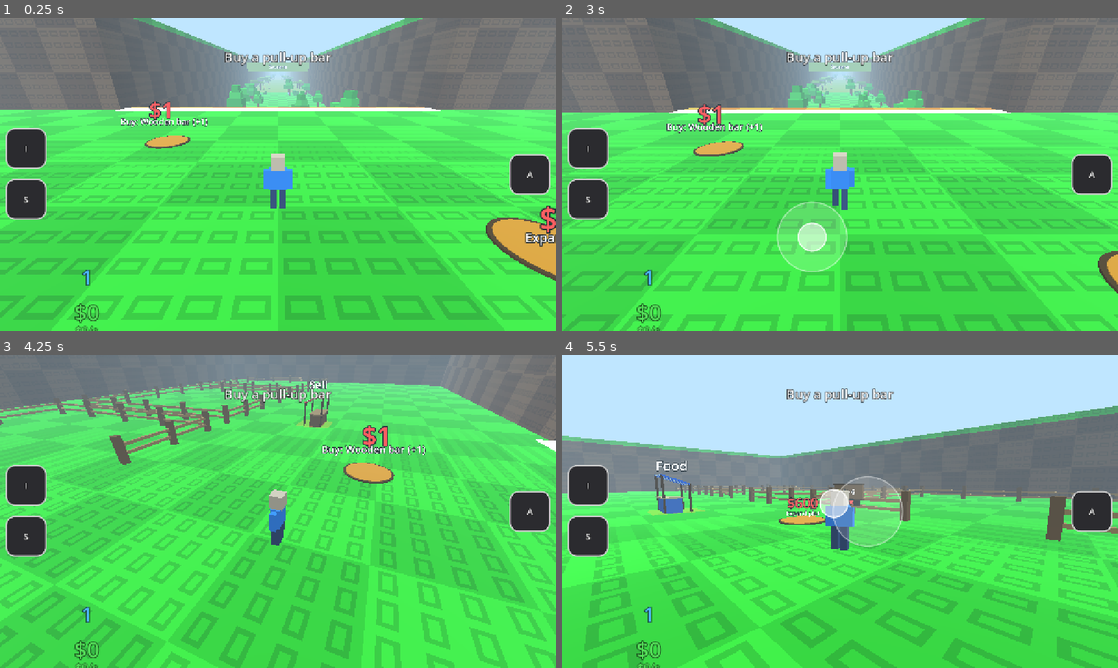
Above: before the commit, frames 1-4 (two rows, left to right).
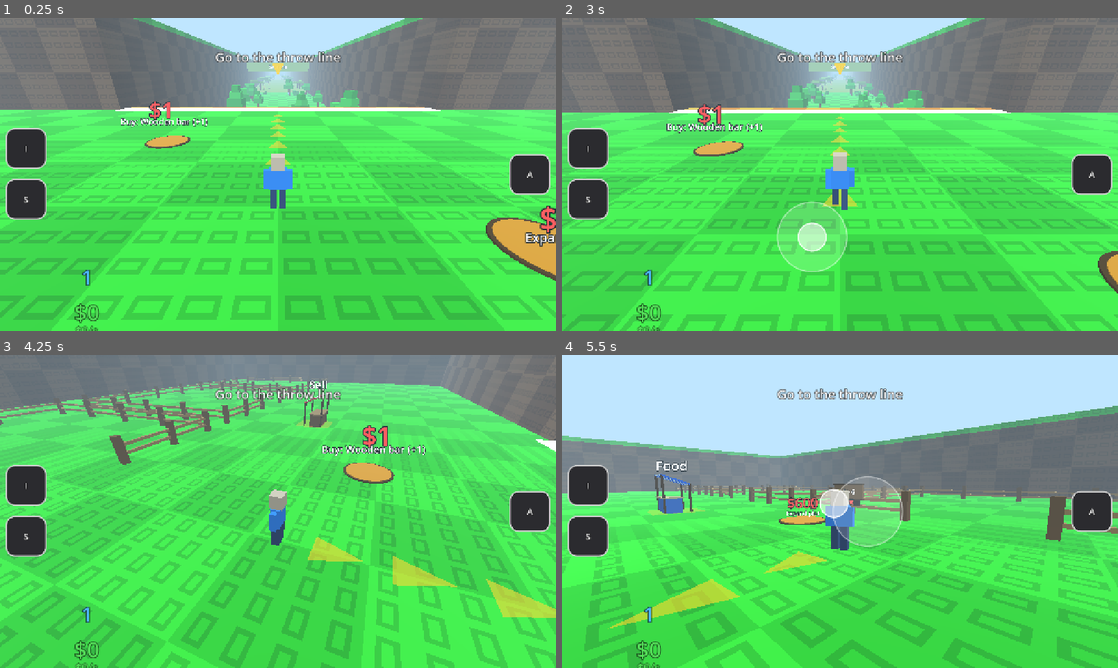
Above: after the commit, the same moments.

Repository: morrowelias9-create/feed-the-animals
Game: Godot game, scene res://scenes/main.tscn
Two runs of this game, one before a commit and one after it. Both use one fixed random seed, a clock stepped at 60 frames per second and the inputs below.
Inputs (mouse positions are in pixels of both pictures, inside the frame that each line leads up to):
- Up to frame 1 (0.25 s): no input
- Up to frame 2 (3 s): click "I" at 0.5 s; click "S" at 1.25 s; click "A" at 2 s; tap Enter at 2.75 s; move the mouse to (812, 237) at 2.77 s; hold W (move_forward) from 2.78 s (still down); tap Space (action_main) at 2.85 s; click (812, 237) at 2.92 s
- Up to frame 3 (4.25 s): release W (move_forward) at 3.5 s; drag from (444, 558) to (250, 574) at 3.52 s
- Up to frame 4 (5.5 s): move the mouse to (673, 464) at 4.27 s; hold A (move_left) 4.28-5 s; tap Space (action_main) at 4.35 s; drag from (867, 511) to (673, 464) at 5.02 s

The runs differ from the first frame. In frame 1, 0.7% of the frame differs, in the area x 38-62%, y 10-55%; in frame 2, 0.8%; in frame 3, 2.2%, in the area x 38-100%, y 10-84%; in frame 4, 1.8%.

Commit message:
T19: обучение
- GuideArrows: пул из 7 жёлтых полупрозрачных треугольников на полу, пересчёт раз в 0.2 с, маркер вершиной вниз над целью (billboard)
- TutorialController: шаги 0-5 по R6, Save.data['tutorial_step'], цель через Hud.set_goal, после шага 4 подсказки удаляются
- Hud: добавлены set_hint_pulse (шаг 1) и set_shop_pulse (шаг 2)
- Loc.T: ключи tut_goal_0..4 (ru/en)
- main.gd: подключение TutorialController

Проверено: check.py 0 ошибок, check_loc.py 0 ошибок, разбор gdtoolkit.
Не проверено в Godot: запуск игры, прохождение шагами, телефон, веб.

Diff:
--- a/autoload/loc.gd
+++ b/autoload/loc.gd
@@ -18,6 +18,11 @@
 	"animals": {"ru": "Животные", "en": "Animals"},
 	"hint_throw": {"ru": "Нажмите, чтобы бросить!", "en": "Press to throw!"},
 	"goal_buy_bar": {"ru": "Купить турник для подтягиваний", "en": "Buy a pull-up bar"},
+	"tut_goal_0": {"ru": "Иди к линии броска", "en": "Go to the throw line"},
+	"tut_goal_1": {"ru": "Нажми, чтобы бросить", "en": "Tap to throw"},
+	"tut_goal_2": {"ru": "Накопи на яблоко", "en": "Save up for an apple"},
+	"tut_goal_3": {"ru": "Подтянись на турнике", "en": "Do pull-ups on the bar"},
+	"tut_goal_4": {"ru": "Брось дальше", "en": "Throw farther"},
 	"land_toast": {"ru": "Зона, %d м", "en": "Zone, %d m", "tr": "Bölge, %d m"},
 	"arrive_popup": {"ru": "%s (%s)", "en": "%s (%s)", "tr": "%s (%s)"},
 	"coins": {"ru": "Монеты", "en": "Coins", "tr": "Altın"},
--- a/scenes/main.gd
+++ b/scenes/main.gd
@@ -23,6 +23,7 @@
 var _buy_pad: BuyPad
 var _expand_sign: ExpandSign
 var _index_window: IndexWindow
+var _tutorial: TutorialController
 
 
 func _ready() -> void:
@@ -211,6 +212,13 @@
 	_buy_pad.throw_controller = _throw_controller
 	_world.add_child(_buy_pad)
 
+	# Обучение (T19): цель в HUD, стрелки на полу и пульс кнопок по шагам из R6.
+	_tutorial = TutorialController.new()
+	_tutorial.name = "TutorialController"
+	_tutorial.player = _player
+	_tutorial.hud = _hud
+	_world.add_child(_tutorial)
+
 
 # Сначала проверяем действие у таблички; иначе передаём его обычному броску.
 func _on_action_pressed() -> void:
--- a/scripts/ui/hud.gd
+++ b/scripts/ui/hud.gd
@@ -26,6 +26,8 @@
 var _bonus_shown: bool = false
 var _index_pulse_tween: Tween
 var _index_has_reward: bool = false
+var _hint_pulse_tween: Tween            # T19: пульс подсказки внизу (шаг обучения 1)
+var _shop_pulse_tween: Tween            # T19: пульс кнопки «Магазин» (шаг обучения 2)
 
 
 func _ready() -> void:
@@ -48,6 +50,34 @@
 
 func set_hint(text: String) -> void:
 	_hint.text = text
+
+
+## Пульсация подсказки внизу «Нажмите, чтобы бросить!» (обучение, шаг 1).
+func set_hint_pulse(active: bool) -> void:
+	_hint_pulse_tween = _set_pulse(_hint, _hint_pulse_tween, active)
+
+
+## Пульсация кнопки «Магазин» (обучение, шаг 2: хватает денег на яблоко).
+func set_shop_pulse(active: bool) -> void:
+	var shop_button: Button = _buttons["shop"]
+	_shop_pulse_tween = _set_pulse(shop_button, _shop_pulse_tween, active)
+
+
+# Включает или выключает бесконечную пульсацию масштаба узла; возвращает новый Tween (или null).
+func _set_pulse(node: Control, old_tween: Tween, active: bool) -> Tween:
+	if old_tween != null and old_tween.is_valid():
+		old_tween.kill()
+	node.scale = Vector2.ONE
+	if not active:
+		return null
+	node.pivot_offset = node.size / 2.0
+	var tween: Tween = node.create_tween()
+	tween.set_loops()
+	var grow: PropertyTweener = tween.tween_property(node, "scale", Vector2(1.15, 1.15), 0.5)
+	grow.set_trans(Tween.TRANS_SINE).set_ease(Tween.EASE_IN_OUT)
+	var shrink: PropertyTweener = tween.tween_property(node, "scale", Vector2.ONE, 0.5)
+	shrink.set_trans(Tween.TRANS_SINE).set_ease(Tween.EASE_IN_OUT)
+	return tween
 
 
 func set_mode(full: bool) -> void:
--- /dev/null
+++ b/scripts/world/guide_arrows.gd
@@ -0,0 +1,135 @@
+class_name GuideArrows
+extends Node3D
+## Подсказки обучения в мире (T19, справочник R6 «Обучение»): жёлтые полупрозрачные треугольники
+## на полу от игрока к цели и жёлтый треугольник-маркер вершиной вниз над целью.
+## Стрелки лежат в пуле (создаются один раз), позиции обновляются раз в UPDATE_S секунд.
+## Пока подсказка выключена, обработка узла отключена.
+
+const ARROW_COUNT: int = 7                    # 6-8 стрелок по задаче
+const UPDATE_S: float = 0.2                   # как часто пересчитываем позиции
+const ARROW_LEN: float = 1.6                  # длина стрелки вдоль пути, м
+const ARROW_WIDTH: float = 1.2                # ширина основания, м
+const STEP_M: float = 2.4                     # расстояние между стрелками вдоль пути
+const START_M: float = 2.0                    # первая стрелка не ближе этого к игроку
+const END_GAP_M: float = 2.2                  # последняя стрелка не ближе этого к цели
+const FLOOR_LIFT: float = 0.08                # над полом, чтобы не мерцало
+const MARKER_H: float = 4.2                   # высота центра маркера над землёй цели
+const MARKER_SIZE: float = 1.3                # ширина маркера, м
+const COLOR_ARROW: Color = Color(1.0, 0.85, 0.1, 0.6)
+const COLOR_MARKER: Color = Color(1.0, 0.85, 0.1, 0.9)
+
+var player: Player
+
+var _pool: Array[MeshInstance3D] = []
+var _marker: MeshInstance3D
+var _target: Vector3 = Vector3.ZERO
+var _active: bool = false
+var _t: float = 0.0
+
+
+func _ready() -> void:
+	var arrow_mesh: ArrayMesh = _triangle_mesh(
+		Vector3(0.0, 0.0, -ARROW_LEN / 2.0),
+		Vector3(-ARROW_WIDTH / 2.0, 0.0, ARROW_LEN / 2.0),
+		Vector3(ARROW_WIDTH / 2.0, 0.0, ARROW_LEN / 2.0)
+	)
+	var arrow_mat: StandardMaterial3D = _make_material(COLOR_ARROW, false)
+	for i in ARROW_COUNT:
+		var arrow: MeshInstance3D = MeshInstance3D.new()
+		arrow.name = "Arrow%d" % i
+		arrow.mesh = arrow_mesh
+		arrow.material_override = arrow_mat
+		arrow.cast_shadow = GeometryInstance3D.SHADOW_CASTING_SETTING_OFF
+		arrow.visible = false
+		add_child(arrow)
+		_pool.append(arrow)
+
+	# Маркер: треугольник в вертикальной плоскости, вершиной вниз, всегда лицом к камере.
+	_marker = MeshInstance3D.new()
+	_marker.name = "Marker"
+	_marker.mesh = _triangle_mesh(
+		Vector3(0.0, -MARKER_SIZE / 2.0, 0.0),
+		Vector3(-MARKER_SIZE / 2.0, MARKER_SIZE / 2.0, 0.0),
+		Vector3(MARKER_SIZE / 2.0, MARKER_SIZE / 2.0, 0.0)
+	)
+	_marker.material_override = _make_material(COLOR_MARKER, true)
+	_marker.cast_shadow = GeometryInstance3D.SHADOW_CASTING_SETTING_OFF
+	_marker.visible = false
+	add_child(_marker)
+	set_process(false)
+
+
+## Включает подсказку: стрелки от игрока к точке target и маркер над ней.
+func show_to(target: Vector3) -> void:
+	_target = target
+	_active = true
+	set_process(true)
+	_refresh()
+
+
+## Выключает подсказку (стрелки и маркер скрыты, обработка остановлена).
+func hide_guide() -> void:
+	_active = false
+	set_process(false)
+	for arrow in _pool:
+		arrow.visible = false
+	if _marker != null:
+		_marker.visible = false
+
+
+func is_active() -> bool:
+	return _active
+
+
+func _process(delta: float) -> void:
+	_t += delta
+	if _t >= UPDATE_S:
+		_t = 0.0
+		_refresh()
+
+
+# Стрелки стоят на прямой от игрока к цели с шагом STEP_M и пропадают по мере приближения.
+func _refresh() -> void:
+	if player == null or not _active:
+		return
+	var from: Vector2 = Vector2(player.position.x, player.position.z)
+	var to: Vector2 = Vector2(_target.x, _target.z)
+	var diff: Vector2 = to - from
+	var dist: float = diff.length()
+	var dir: Vector2 = Vector2.ZERO
+	if dist > 0.001:
+		dir = diff / dist
+	# Вершина стрелки смотрит в -Z, поворот вокруг Y направляет её к цели.
+	var yaw: float = atan2(-dir.x, -dir.y)
+	for i in ARROW_COUNT:
+		var arrow: MeshInstance3D = _pool[i]
+		var along: float = START_M + float(i) * STEP_M
+		arrow.visible = dist > 0.001 and along <= dist - END_GAP_M
+		if arrow.visible:
+			var point: Vector2 = from + dir * along
+			arrow.position = Vector3(point.x, WorldLayout.ground_y(point.y) + FLOOR_LIFT, point.y)
+			arrow.rotation = Vector3(0.0, yaw, 0.0)
+	_marker.position = Vector3(_target.x, WorldLayout.ground_y(_target.z) + MARKER_H, _target.z)
+	_marker.visible = true
+
+
+static func _triangle_mesh(a: Vector3, b: Vector3, c: Vector3) -> ArrayMesh:
+	var normal: Vector3 = (b - a).cross(c - a).normalized()
+	var arrays: Array = []
+	arrays.resize(Mesh.ARRAY_MAX)
+	arrays[Mesh.ARRAY_VERTEX] = PackedVector3Array([a, b, c])
+	arrays[Mesh.ARRAY_NORMAL] = PackedVector3Array([normal, normal, normal])
+	var mesh: ArrayMesh = ArrayMesh.new()
+	mesh.add_surface_from_arrays(Mesh.PRIMITIVE_TRIANGLES, arrays)
+	return mesh
+
+
+static func _make_material(color: Color, billboard: bool) -> StandardMaterial3D:
+	var mat: StandardMaterial3D = StandardMaterial3D.new()
+	mat.albedo_color = color
+	mat.shading_mode = BaseMaterial3D.SHADING_MODE_UNSHADED
+	mat.transparency = BaseMaterial3D.TRANSPARENCY_ALPHA
+	mat.cull_mode = BaseMaterial3D.CULL_DISABLED
+	if billboard:
+		mat.billboard_mode = BaseMaterial3D.BILLBOARD_ENABLED
+	return mat
--- /dev/null
+++ b/scripts/world/tutorial_controller.gd
@@ -0,0 +1,160 @@
+class_name TutorialController
+extends Node3D
+## Обучение (T19, справочник R6 «Обучение»). Шаг хранится в Save.data["tutorial_step"], цель выводится в HUD.
+## Шаги: 0 идти к линии броска, 1 бросить, 2 накопить и купить яблоко, 3 подтянуться 10 раз, 4 бросить 5 раз,
+## 5 обучение закончено. Условия перехода проверяются раз в CHECK_S секунд по состоянию игры,
+## поэтому сохранение с прогрессом само пролистывает пройденные шаги. После шага 4 подсказки исчезают навсегда.
+
+const STEP_DONE: int = 5
+const CHECK_S: float = 0.2
+const REPS_GOAL: int = 10               # повторений на турнике для шага 3
+const THROWS_GOAL: int = 5              # бросков после шага 3 для шага 4
+const APPLE_ID: String = "apple"
+const GOAL_KEYS: Array[String] = ["tut_goal_0", "tut_goal_1", "tut_goal_2", "tut_goal_3", "tut_goal_4"]
+
+var player: Player
+var hud: Hud
+
+var _arrows: GuideArrows
+var _step: int = 0
+var _check_t: float = 0.0
+var _throws_at_step4: int = 0
+var _apple_tier: int = 1
+var _shop_pulse: bool = false
+var _arrows_target: Vector3 = Vector3.ZERO
+
+
+func _ready() -> void:
+	_step = clampi(int(Save.data.get("tutorial_step", 0)), 0, STEP_DONE)
+	_apple_tier = _find_apple_tier()
+	Loc.language_changed.connect(_apply_goal)
+	if _step >= STEP_DONE:
+		_finish()
+		return
+	_arrows = GuideArrows.new()
+	_arrows.name = "GuideArrows"
+	_arrows.player = player
+	add_child(_arrows)
+	if _step == 4:
+		_throws_at_step4 = _throws()
+	_apply_step()
+
+
+func _process(delta: float) -> void:
+	_check_t += delta
+	if _check_t < CHECK_S:
+		return
+	_check_t = 0.0
+	var advanced: bool = false
+	while _step < STEP_DONE and _step_completed(_step):
+		_step += 1
+		advanced = true
+		if _step == 4:
+			_throws_at_step4 = _throws()
+	if advanced:
+		Save.data["tutorial_step"] = _step
+		Save.save_data()
+		if _step >= STEP_DONE:
+			_finish()
+			return
+		_apply_step()
+	_update_shop_pulse()
+	_update_arrows_target()
+
+
+# Условие завершения шага step (таблица R6).
+func _step_completed(step: int) -> bool:
+	match step:
+		0:
+			return _in_throw_zone()
+		1:
+			return _throws() >= 1
+		2:
+			return int(Save.data.get("food_unlocked", 0)) >= _apple_tier
+		3:
+			return int(Save.data.get("reps", 0)) >= REPS_GOAL
+		4:
+			return _throws() - _throws_at_step4 >= THROWS_GOAL
+	return true
+
+
+# Цель в HUD, пульс подсказки и стрелки для текущего шага.
+func _apply_step() -> void:
+	_apply_goal()
+	hud.set_hint_pulse(_step == 1)
+	_update_shop_pulse()
+	_update_arrows_target()
+
+
+func _apply_goal() -> void:
+	if _step >= STEP_DONE:
+		hud.set_goal("")
+		return
+	hud.set_goal(Loc.t(GOAL_KEYS[_step]))
+
+
+# Кнопка «Магазин» пульсирует на шаге 2, пока хватает денег на яблоко.
+func _update_shop_pulse() -> void:
+	var want: bool = _step == 2 and Game.money() >= _apple_price()
+	if want == _shop_pulse:
+		return
+	_shop_pulse = want
+	hud.set_shop_pulse(want)
+
+
+# Стрелки на шагах 0 (к линии броска) и 3 (к диску покупки турника, потом к самому турнику).
+func _update_arrows_target() -> void:
+	if _arrows == null:
+		return
+	match _step:
+		0:
+			var center: Vector2 = WorldLayout.throw_line_rect().get_center()
+			_point_arrows(Vector3(center.x, 0.0, center.y))
+		3:
+			if Game.bars_owned() == 0:
+				_point_arrows(WorldLayout.buy_pad_position())
+			else:
+				_point_arrows(WorldLayout.bar_position())
+		_:
+			if _arrows.is_active():
+				_arrows.hide_guide()
+
+
+# Цель стрелок меняется редко; сами стрелки обновляются по своему таймеру.
+func _point_arrows(target: Vector3) -> void:
+	if _arrows.is_active() and _arrows_target.is_equal_approx(target):
+		return
+	_arrows_target = target
+	_arrows.show_to(target)
+
+
+# Обучение закончено: цели нет, подсказок нет, узел больше ничего не проверяет.
+func _finish() -> void:
+	hud.set_goal("")
+	hud.set_hint_pulse(false)
+	hud.set_shop_pulse(false)
+	if _arrows != null:
+		_arrows.queue_free()
+		_arrows = null
+	set_process(false)
+
+
+func _in_throw_zone() -> bool:
+	if player == null:
+		return false
+	return WorldLayout.throw_zone_rect().has_point(Vector2(player.position.x, player.position.z))
+
+
+func _throws() -> int:
+	return int(Save.data.get("throws", 0))
+
+
+func _apple_price() -> float:
+	return float(FoodData.FOODS[_apple_tier]["price"])
+
+
+func _find_apple_tier() -> int:
+	for i in FoodData.FOODS.size():
+		if String(FoodData.FOODS[i]["id"]) == APPLE_ID:
+			return i
+	return 1
Not shown, added: scripts/ui/index_window.gd.uid
Not shown, added: scripts/world/guide_arrows.gd.uid
Not shown, added: scripts/world/tutorial_controller.gd.uid
Not shown, changed: docs/PLAN.md
Not shown, changed: docs/PROGRESS.md
